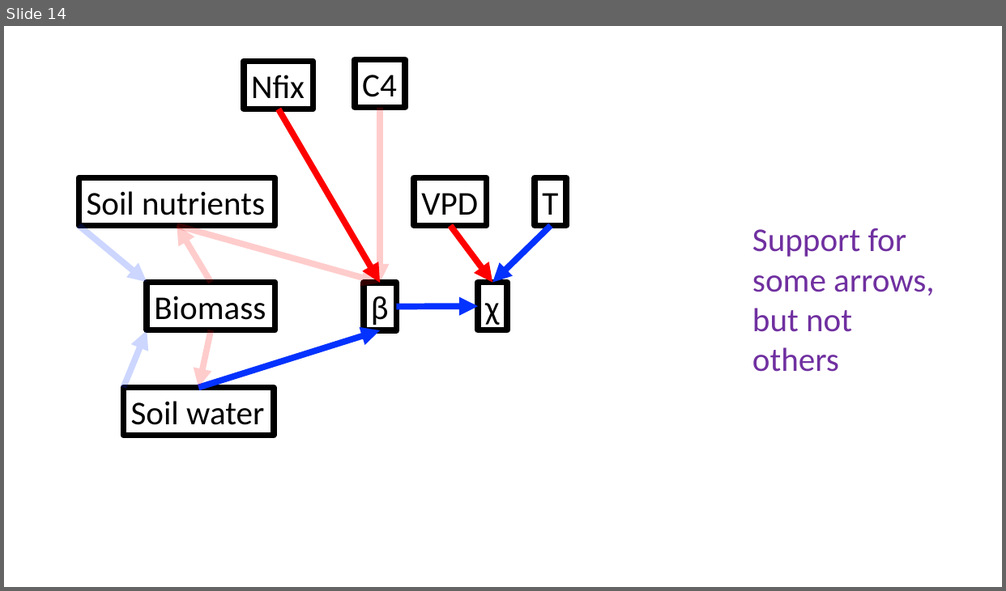
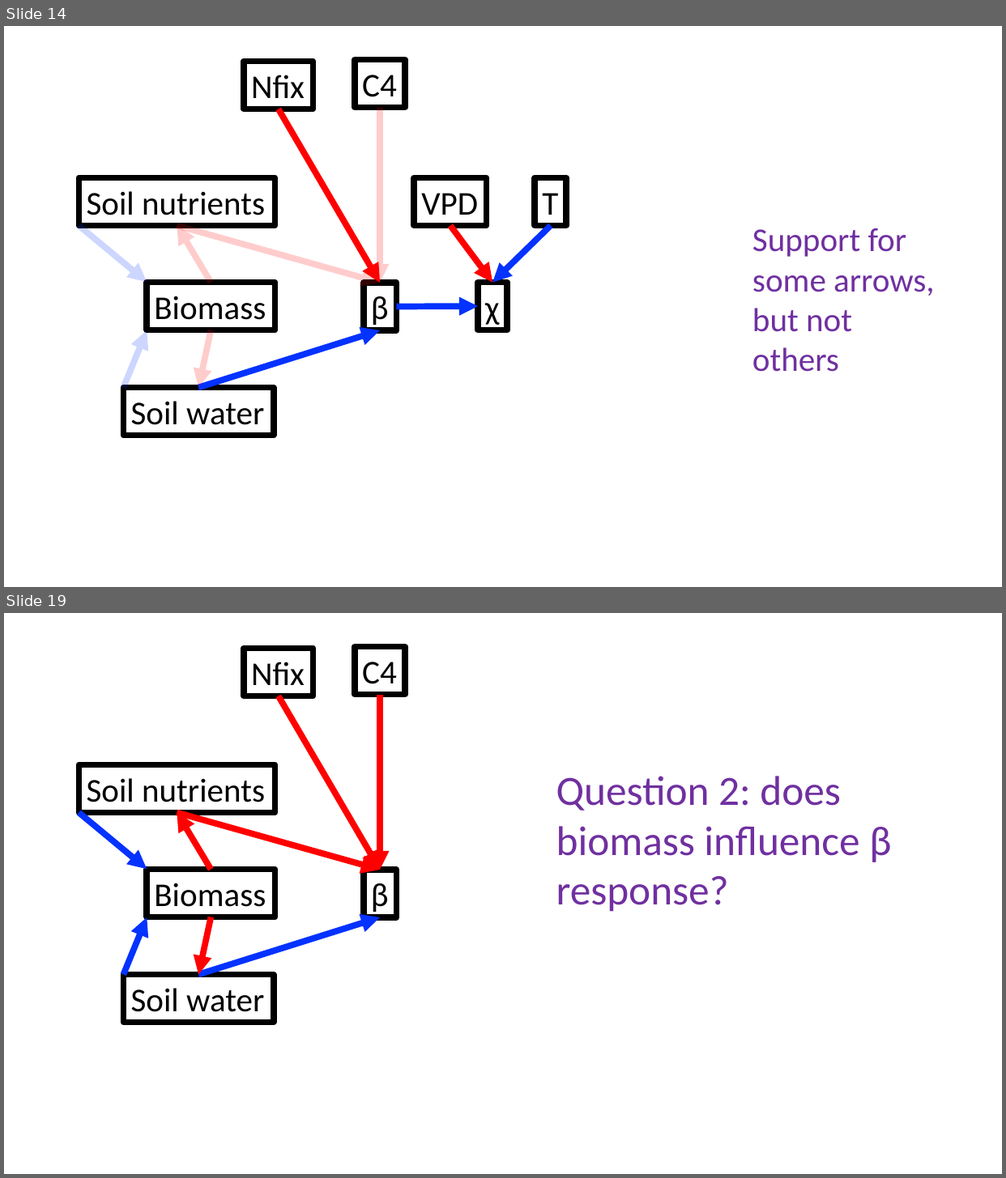
Before and after one commit to efwaring/NutNetPhys, a slide deck: presentations/lab_meeting_03.21.2022.pptx. Shown one above the other, each under a label of ours: slide 14 before the commit, slides 14 and 19 after it; the slides between them are not shown. The pictures are 1006x591 and 1006x1178 pixels, drawn with LibreOffice and Linux fonts; fonts in the diff are those of the drawing. Boxes give left, top, right and bottom in pixels: in the first picture for what was removed or moved away, otherwise in the second. Text is boxed around its words. In the diff, an @@ line names an element or a change of style, - is before the commit and + after.

```diff
--- a/presentations/lab_meeting_03.21.2022.pptx
+++ b/presentations/lab_meeting_03.21.2022.pptx
@@ slide 19 added at bbox=[4, 613, 1002, 1174], background #FFFFFF @@
@@ rectangle added at bbox=[244, 648, 313, 696], outline #000000 6 pt, 32 pt, text #000000 @@
+Nfix
@@ rectangle added at bbox=[355, 647, 405, 695], outline #000000 6 pt, 32 pt, text #000000 @@
+C4
@@ arrow added from (279, 696) to (380, 870), #FF0000 6 pt @@
@@ arrow added from (380, 695) to (380, 870), #FF0000 6 pt @@
@@ rectangle added at bbox=[79, 765, 275, 813], outline #000000 6 pt, 32 pt, text #000000 @@
+Soil nutrients
@@ text added at bbox=[556, 776, 891, 912], 40 pt, text #7030A0 @@
+Question 2: does biomass influence β response?
@@ arrow added from (79, 813) to (147, 869), #0432FF 6 pt @@
@@ arrow added from (177, 813) to (380, 870), #FF0000 6 pt @@
@@ arrow added from (211, 870) to (177, 813), #FF0000 6 pt @@
@@ rectangle added at bbox=[147, 870, 275, 918], outline #000000 6 pt, 32 pt, text #000000 @@
+Biomass
@@ rectangle added at bbox=[364, 870, 396, 918], outline #000000 6 pt, 32 pt, text #000000 @@
+β
@@ arrow added from (124, 974) to (147, 918), #0432FF 6 pt @@
@@ arrow added from (198, 974) to (380, 918), #0432FF 6 pt @@
@@ arrow added from (211, 918) to (198, 974), #FF0000 6 pt @@
@@ rectangle added at bbox=[124, 974, 275, 1023], outline #000000 6 pt, 32 pt, text #000000 @@
+Soil water
```
Also in this commit, not shown: 1 slide changed, 12 other slides added, 1 other file.
